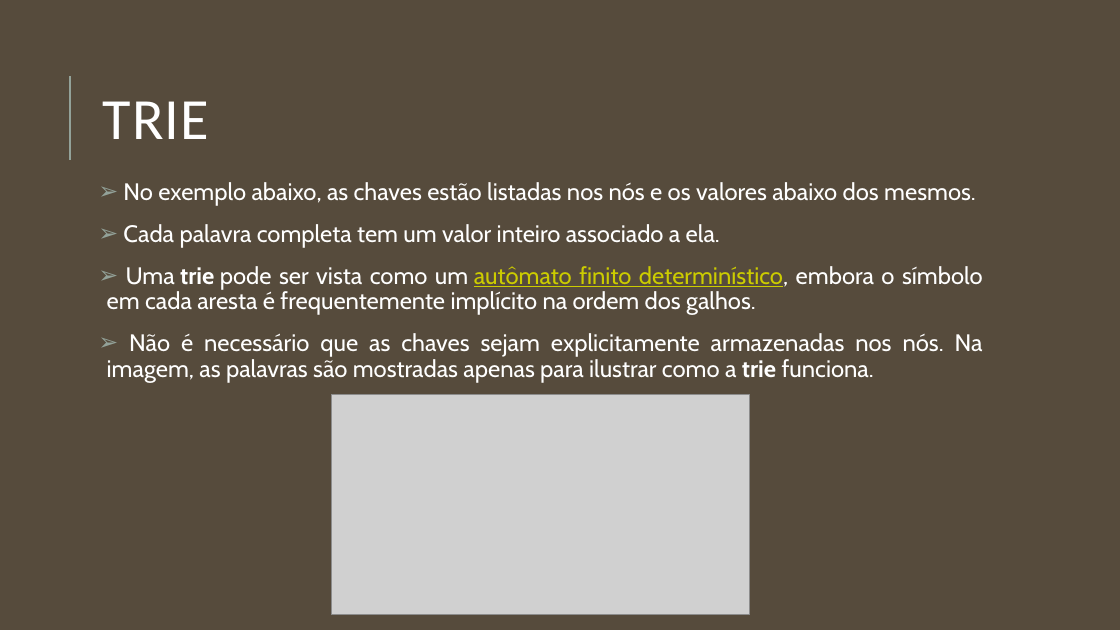
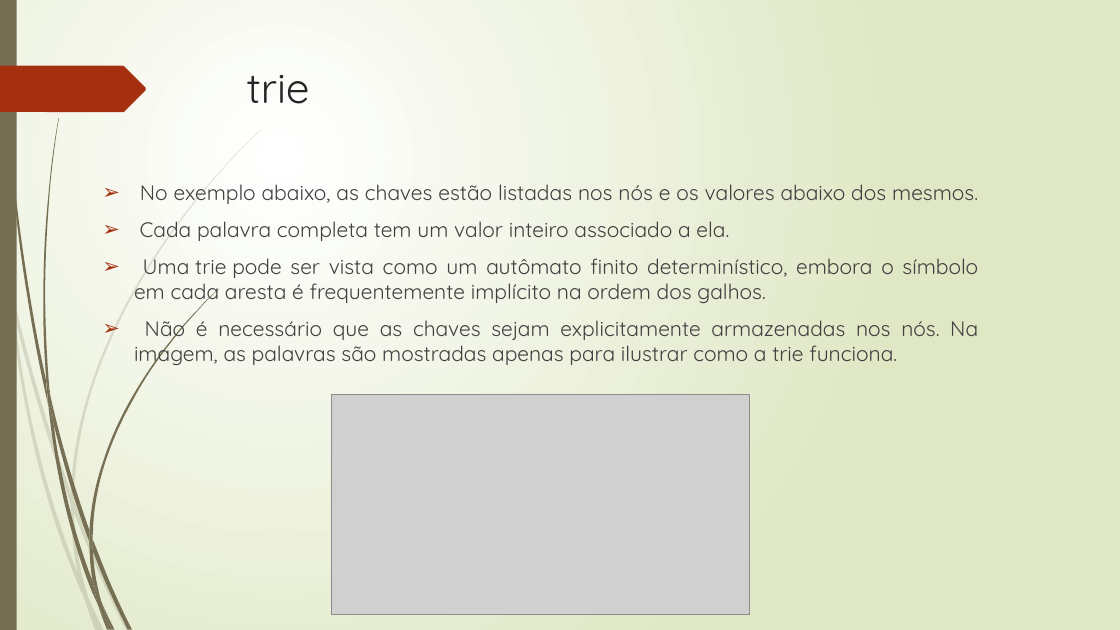
Before and after one commit to CryptoHBP/Trie, a slide deck: slide 4 of TRIE.pptm. Drawn at 1120x630 pixels with LibreOffice and Linux fonts; fonts in the diff are those of the drawing; grey boxes stand for pictures. Boxes give left, top, right and bottom in pixels: in the first picture for what was removed or moved away, otherwise in the second. Text is boxed around its words. In the diff, an @@ line names an element or a change of style, - is before the commit and + after.

```diff
--- a/TRIE.pptm
+++ b/TRIE.pptm
@@ background #564B3C to gradient #FFFFFF to #DFE8C4 @@
@@ rectangle added at <box>0,0,17,630</box>, fill #766F54 @@
@@ title "trie" at <box>247,75,310,104</box>: vertical alignment middle to top @@
@@ freeform shape added at <box>0,66,146,112</box>, fill #A53010 @@
@@ line removed from (70, 160) to (70, 76) @@
@@ title at <box>247,75,310,104</box>: text changed; size 50 to 36 pt; font Calibri to Quicksand; text colour #FFFFFF to #262626 @@
-TRIE
+trie
@@ text "No exemplo abaixo, as chaves ..." at <box>134,184,978,367</box>: size 20.4 to 18 pt, font Cabin to Quicksand, text colour #FFFFFF to #404040; text colour #CCCC00 to #404040, underline off in "autômato finito determinístico,"; bold off in "trie", "trie"; indent changed; line spacing 0.9 to 1; less space between paragraphs; bullet colour #93A299 to #A53010 @@
@@ group added at <box>0,129,262,630</box>: 10 freeform shapes @@
@@ group added at <box>3,0,218,630</box>: 12 freeform shapes @@
```
Also in this commit, not shown: 8 other slides changed, 4 slides removed, 1 other file.
